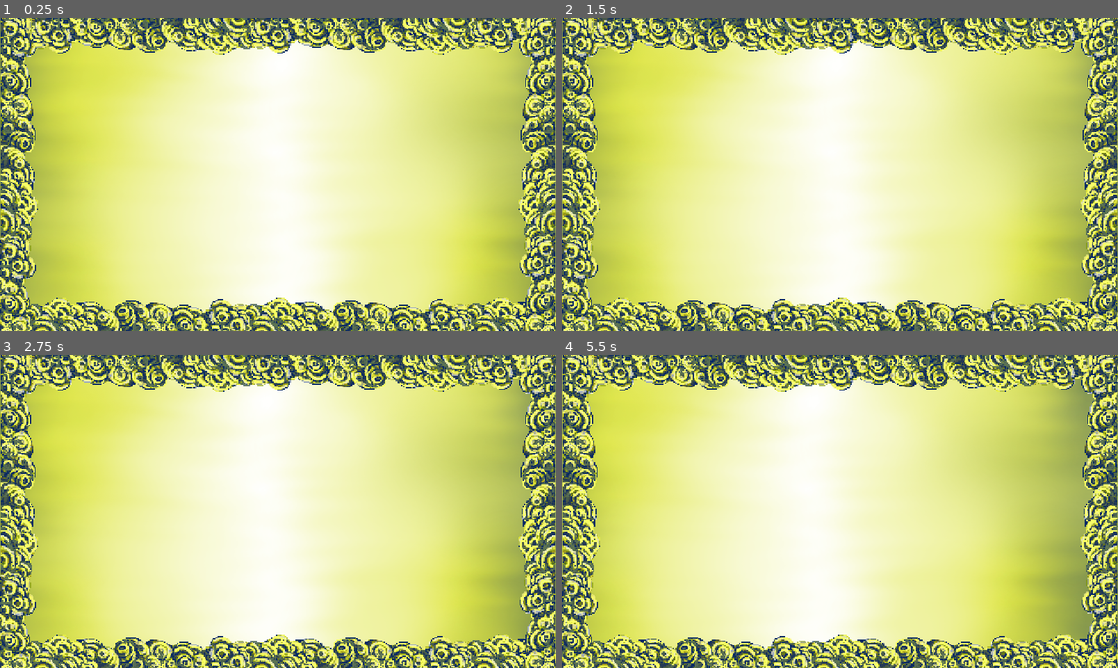
Above: before the commit, frames 1-4 (two rows, left to right).
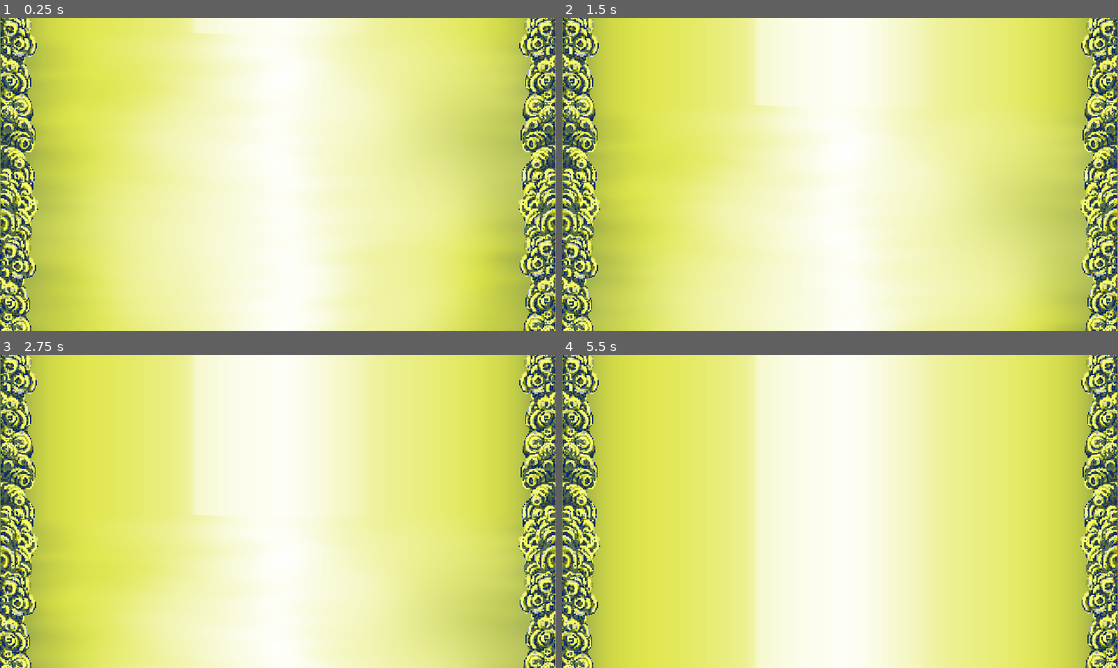
Above: after the commit, the same moments.

Repository: Seblis/Weaponized
Game: Godot game, scene res://levels/background/parallax_background.tscn
The game is run twice, just before and just after one commit, with the same random seed, the same clock (stepped at 60 frames per second) and the same inputs. The project has no main scene, so this scene is started directly.
Inputs (mouse positions are in pixels of both pictures, inside the frame that each line leads up to):
- Up to frame 1 (0.25 s): no input
- Up to frame 2 (1.5 s): move the mouse to (962, 158) at 0.52 s; hold D (move_right) 0.53-1.28 s; hold Space (fire) 0.53-1.28 s; move the mouse to (728, 190) at 1.27 s; hold S (move_down) from 1.28 s (still down); tap Space (fire) at 1.35 s
- Up to frame 3 (2.75 s): move the mouse to (333, 442) at 2.02 s; release S (move_down) at 2.03 s; hold D (move_right) from 2.03 s (still down); hold Space (fire) from 2.03 s (still down)
- Up to frame 4 (5.5 s): move the mouse to (812, 574) at 2.77 s; release D (move_right) at 2.78 s; release Space (fire) at 2.78 s; hold W (move_up) 2.78-3.53 s; tap Space (fire) at 2.85, 4.35 s; move the mouse to (1006, 558) at 3.52 s; hold Space (fire) 3.53-4.28 s; hold A (move_left) 3.53-5.03 s; move the mouse to (673, 464) at 4.27 s; move the mouse to (867, 511) at 5.02 s; hold S (move_down) from 5.03 s (still down); hold Space (fire) from 5.03 s (still down)

The runs differ from the first frame. In frame 1, 16% of the frame differs, in the area x 4-100%, y 0-100%; in frame 2, 26%; in frame 3, 34%; in frame 4, 50%, in the area x 0-100%, y 0-100%.

Commit message:
Updated parallax and frame
changed parallax direction,
changed Frame

Diff:
--- a/levels/background/parallax_background.gd
+++ b/levels/background/parallax_background.gd
@@ -2,7 +2,7 @@
 
 # if changed remember to update the preload file location path
 @export var background_texture = preload("res://levels/background/Acid_BG.png")
-@export var slide_speed = 20
+@export var slide_speed = 200
 
 @onready var sprite = $ParallaxLayer/Sprite2D
 
@@ -10,7 +10,7 @@
 	sprite.texture = background_texture
 
 func _physics_process(delta: float) -> void:
-	sprite.region_rect.position.x += delta * slide_speed
+	sprite.region_rect.position -= delta * Vector2(0,slide_speed)
 	# pick correct numbers for Vector2 below
-	if sprite.region_rect.position >= Vector2(20000,200000):
+	if sprite.region_rect.position >= Vector2(1920,0):
 		sprite.region_rect.position = Vector2.ZERO
--- a/levels/background/parallax_background.tscn
+++ b/levels/background/parallax_background.tscn
@@ -8,7 +8,6 @@
 script = ExtResource("1_kiemq")
 
 [node name="ParallaxLayer" type="ParallaxLayer" parent="."]
-motion_mirroring = Vector2(1920, 0)
 
 [node name="Sprite2D" type="Sprite2D" parent="ParallaxLayer"]
 texture = ExtResource("2_6splg")
@@ -16,52 +15,22 @@
 region_enabled = true
 region_rect = Rect2(0, 0, 1920, 1080)
 
-[node name="Frames" type="Node2D" parent="ParallaxLayer"]
+[node name="Frames" type="Node2D" parent="."]
 
-[node name="LeftFrame" type="Sprite2D" parent="ParallaxLayer/Frames"]
+[node name="LeftFrame" type="Sprite2D" parent="Frames"]
 position = Vector2(67, 382)
 texture = ExtResource("2_bo6i0")
 flip_h = true
 
-[node name="SecondLeftFrame" type="Sprite2D" parent="ParallaxLayer/Frames"]
+[node name="SecondLeftFrame" type="Sprite2D" parent="Frames"]
 position = Vector2(64, 1149)
 texture = ExtResource("2_bo6i0")
 flip_h = true
 
-[node name="TopFrame" type="Sprite2D" parent="ParallaxLayer/Frames"]
-position = Vector2(495, 63)
-rotation = -1.57079
-texture = ExtResource("2_bo6i0")
-
-[node name="SecondTopFrame" type="Sprite2D" parent="ParallaxLayer/Frames"]
-position = Vector2(1253, 63)
-rotation = -1.57079
-texture = ExtResource("2_bo6i0")
-
-[node name="ThirdTopFrame" type="Sprite2D" parent="ParallaxLayer/Frames"]
-position = Vector2(2020, 61)
-rotation = -1.57079
-texture = ExtResource("2_bo6i0")
-
-[node name="BottomFrame" type="Sprite2D" parent="ParallaxLayer/Frames"]
-position = Vector2(475, 1030)
-rotation = 1.57079
-texture = ExtResource("2_bo6i0")
-
-[node name="SecondBottomFrame" type="Sprite2D" parent="ParallaxLayer/Frames"]
-position = Vector2(1233, 1030)
-rotation = 1.57079
-texture = ExtResource("2_bo6i0")
-
-[node name="ThirdBottomFrame" type="Sprite2D" parent="ParallaxLayer/Frames"]
-position = Vector2(2000, 1028)
-rotation = 1.57079
-texture = ExtResource("2_bo6i0")
-
-[node name="RightFrame" type="Sprite2D" parent="ParallaxLayer/Frames"]
+[node name="RightFrame" type="Sprite2D" parent="Frames"]
 position = Vector2(1854, 382)
 texture = ExtResource("2_bo6i0")
 
-[node name="SecondRightFrame" type="Sprite2D" parent="ParallaxLayer/Frames"]
+[node name="SecondRightFrame" type="Sprite2D" parent="Frames"]
 position = Vector2(1854, 1140)
 texture = ExtResource("2_bo6i0")
